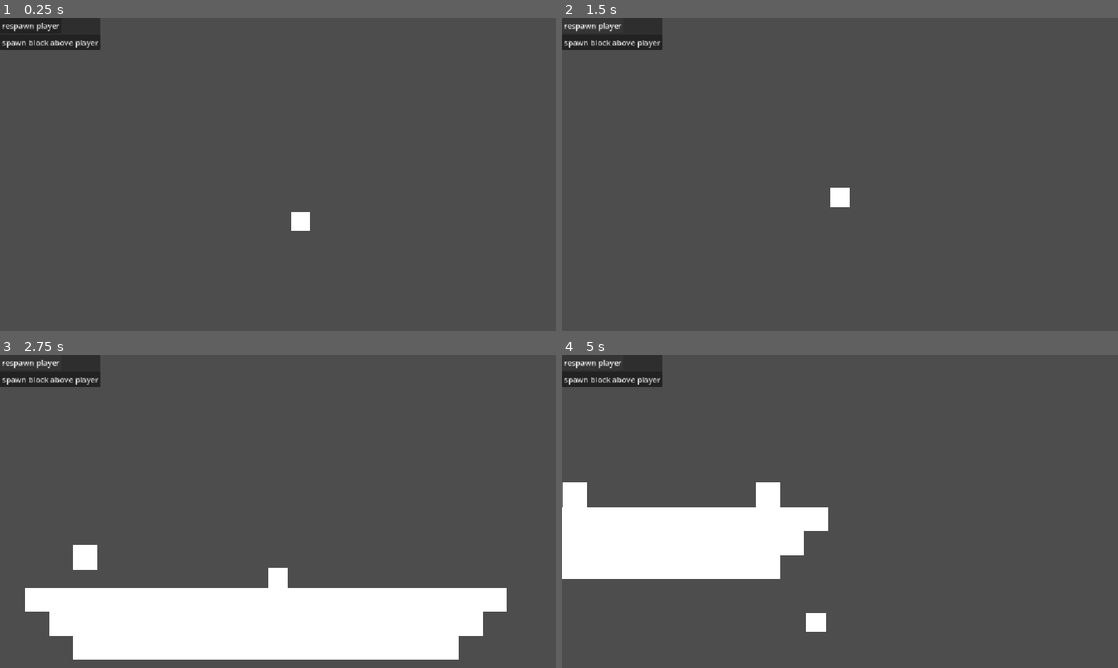
Above: before the commit, frames 1-4 (two rows, left to right).
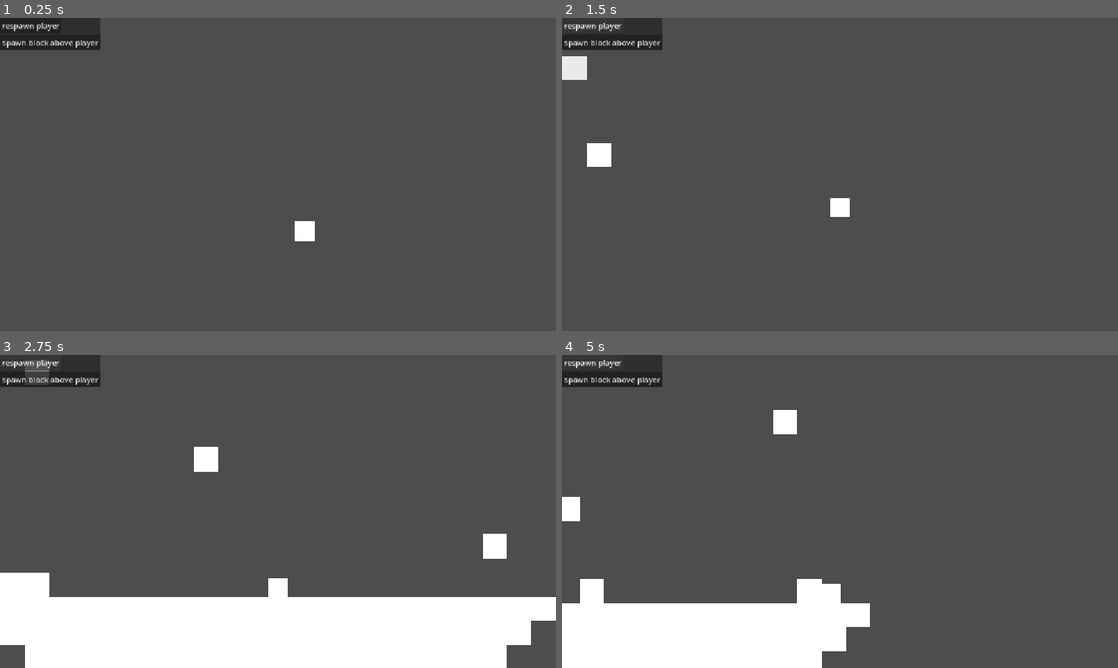
Above: after the commit, the same moments.

Repository: itsMapleLeaf/falling-box
Game: Godot game, scene res://game/main.tscn
The game is run twice, just before and just after one commit, with the same random seed, the same clock (stepped at 60 frames per second) and the same inputs.
Inputs:
- Up to frame 1 (0.25 s): no input
- Up to frame 2 (1.5 s): click "respawn player" at 0.5 s; click "respawn player" at 1.25 s
- Up to frame 3 (2.75 s): click "respawn player" at 2 s
- Up to frame 4 (5 s): tap Enter at 2.75 s; hold Right (move_right) 2.78-4.28 s; tap Space (jump) at 2.85, 3.02, 3.32, 3.77, 3.8, 4.07, 4.35 s; tap I at 3.6 s; hold Left (move_left) from 4.28 s (still down)

The runs differ from the first frame. In frame 1, 0.3% of the frame differs, in the area x 52-57%, y 62-72%; in frame 2, 0.9%; in frame 3, 10%; in frame 4, 22%, in the area x 0-56%, y 17-100%.

Commit message:
despawn falling blocks + tweaks

Diff:
--- a/game/falling_block.gd
+++ b/game/falling_block.gd
@@ -1,7 +1,30 @@
 extends CharacterBody2D
 
-@export var gravity := 800.0
-@export var terminal_velocity := 700.0
+@export var gravity: float
+@export var terminal_velocity: float
+
+@export var max_lifetime: float
+var lifetime: float
+
+@onready var sprite: ColorRect = %ColorRect
+@onready var collision_shape: CollisionShape2D = %CollisionShape
+
+
+func _ready() -> void:
+	lifetime = max_lifetime
+	sprite.color.a = 0
+
+
+func _process(delta: float) -> void:
+	lifetime -= delta
+	if lifetime > 0:
+		sprite.color.a = minf(sprite.color.a + delta, 1)
+	if lifetime < 0:
+		sprite.color.a = maxf(sprite.color.a - delta, 0)
+		collision_layer = 0
+		collision_mask = 0
+		if sprite.color.a == 0:
+			queue_free()
 
 
 func _physics_process(delta: float) -> void:
--- a/game/falling_block.tscn
+++ b/game/falling_block.tscn
@@ -9,8 +9,12 @@
 collision_layer = 2
 collision_mask = 6
 script = ExtResource("1_653rq")
+gravity = 800.0
+terminal_velocity = 600.0
+max_lifetime = 15.0
 
 [node name="ColorRect" type="ColorRect" parent="." unique_id=1550194909]
+unique_name_in_owner = true
 anchors_preset = 8
 anchor_left = 0.5
 anchor_top = 0.5
@@ -23,5 +27,6 @@
 grow_horizontal = 2
 grow_vertical = 2
 
-[node name="CollisionShape2D" type="CollisionShape2D" parent="." unique_id=1189798761]
+[node name="CollisionShape" type="CollisionShape2D" parent="." unique_id=1189798761]
+unique_name_in_owner = true
 shape = SubResource("RectangleShape2D_7mycd")
--- a/game/gameplay_screen.gd
+++ b/game/gameplay_screen.gd
@@ -14,9 +14,9 @@
 
 
 func _ready() -> void:
-	_create_level_block().set_level_rect(0, 0, 20, 1)
-	_create_level_block().set_level_rect(1, 1, 18, 1)
-	_create_level_block().set_level_rect(2, 2, 16, 1)
+	_create_level_block().set_level_rect(0, 0, 24, 1)
+	_create_level_block().set_level_rect(1, 1, 22, 1)
+	_create_level_block().set_level_rect(2, 2, 20, 1)
 
 	for level_block in level_blocks:
 		level_bounds = level_bounds.merge(level_block.level_rect)
--- a/game/gameplay_screen.tscn
+++ b/game/gameplay_screen.tscn
@@ -9,15 +9,18 @@
 script = ExtResource("1_etcqo")
 
 [node name="Camera2D" parent="." unique_id=933668665 node_paths=PackedStringArray("target") instance=ExtResource("2_phy4t")]
+offset = Vector2(0, -120)
 editor_draw_screen = true
 target = NodePath("../Player")
 
 [node name="BlockSpawnTimer" type="Timer" parent="." unique_id=2139284075]
 unique_name_in_owner = true
+wait_time = 0.3
 autostart = true
 
 [node name="Player" parent="." unique_id=1227805615 instance=ExtResource("3_etcqo")]
 unique_name_in_owner = true
+jump_strength = 800.0
 
 [node name="UI" type="CanvasLayer" parent="." unique_id=1345430208]
 
--- a/game/player.gd
+++ b/game/player.gd
@@ -6,7 +6,7 @@
 @export var gravity := 2500.0
 
 @export var jump_strength := 700.0
-var has_second_jump := true
+var jumps := 2
 
 
 func _ready() -> void:
@@ -16,16 +16,13 @@
 func _physics_process(delta: float) -> void:
 	velocity += gravity * Vector2.DOWN * delta
 
+	# intentionally allows jumping twice after walking off a ledge - more fun this way!
 	if is_on_floor():
-		has_second_jump = true
+		jumps = 2
 
-	if Input.is_action_just_pressed("jump"):
-		if is_on_floor():
-			velocity.y = -jump_strength
-
-		if not is_on_floor() and has_second_jump:
-			velocity.y = -jump_strength
-			has_second_jump = false
+	if Input.is_action_just_pressed("jump") and jumps > 0:
+		velocity.y = -jump_strength
+		jumps -= 1
 
 	velocity.x = lerpf(
 		velocity.x,
